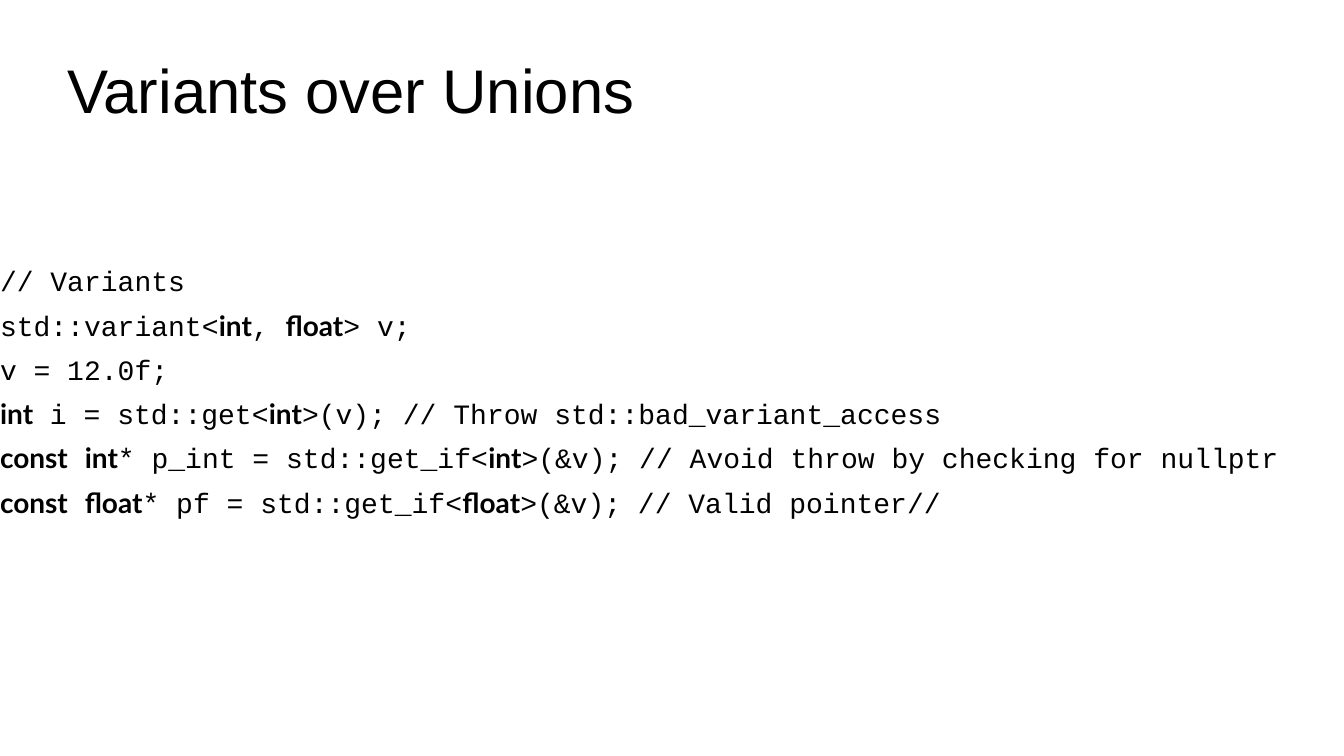
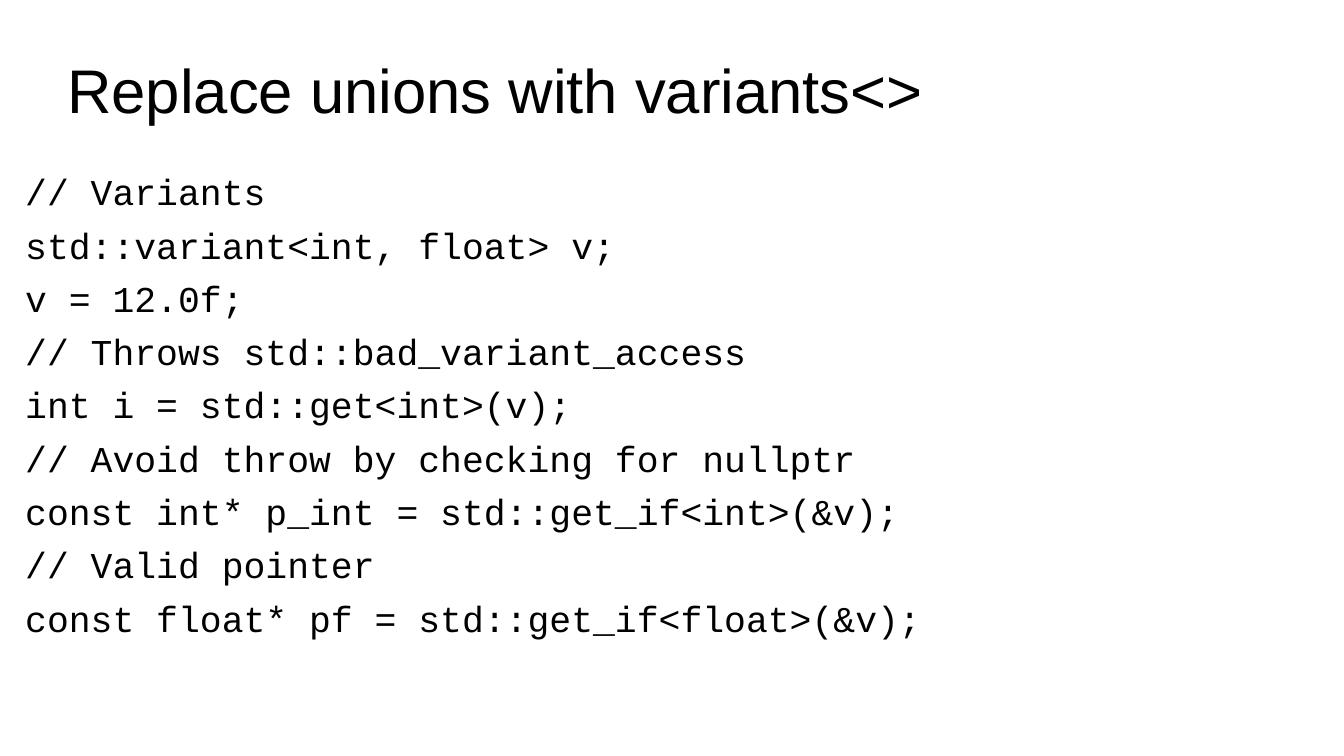
Before and after one commit to LongArmMcGee/cpp-safety, a slide deck: slide 28 of images/safe_cpp_graphics.pptx (slide 23 before the commit). Drawn at 1344x756 pixels with LibreOffice and Linux fonts; fonts in the diff are those of the drawing. Boxes give left, top, right and bottom in pixels: in the first picture for what was removed or moved away, otherwise in the second. Text is boxed around its words. In the diff, an @@ line names an element or a change of style, - is before the commit and + after.

Commit message:
move content into pptx

```diff
--- a/images/safe_cpp_graphics.pptx
+++ b/images/safe_cpp_graphics.pptx
@@ title at (67, 68, 922, 124): text changed @@
-Variants over Unions
+Replace unions with variants<>
@@ subtitle at (25, 179, 615, 319): size 20 to 26 pt in "// Variants", "std::variant<int, float> v;", "v = 12.0f;"; font Lato to Courier New, bold off in "std::variant<int, float>" @@
@@ subtitle "// Variants": place and size @@
-subtitle "// Variants" at (0, 272, 1279, 519)
+subtitle "// Variants" at (25, 179, 920, 640)
@@ subtitle "// Variants" at (25, 179, 920, 640): vertical alignment middle to top @@
@@ subtitle at (25, 339, 920, 640): text changed; size 20 to 26 pt @@
-int i = std::get<int>(v); // Throw std::bad_variant_access
-const int* p_int = std::get_if<int>(&v); // Avoid throw by checking for nullptr
-const float* pf = std::get_if<float>(&v); // Valid pointer//
+// Throws std::bad_variant_access
+int i = std::get<int>(v);
+// Avoid throw by checking for nullptr
+const int* p_int = std::get_if<int>(&v);
+// Valid pointer
+const float* pf = std::get_if<float>(&v);
```
Also in this commit, not shown: 24 other slides changed, 9 slides added, 1 slide removed.
